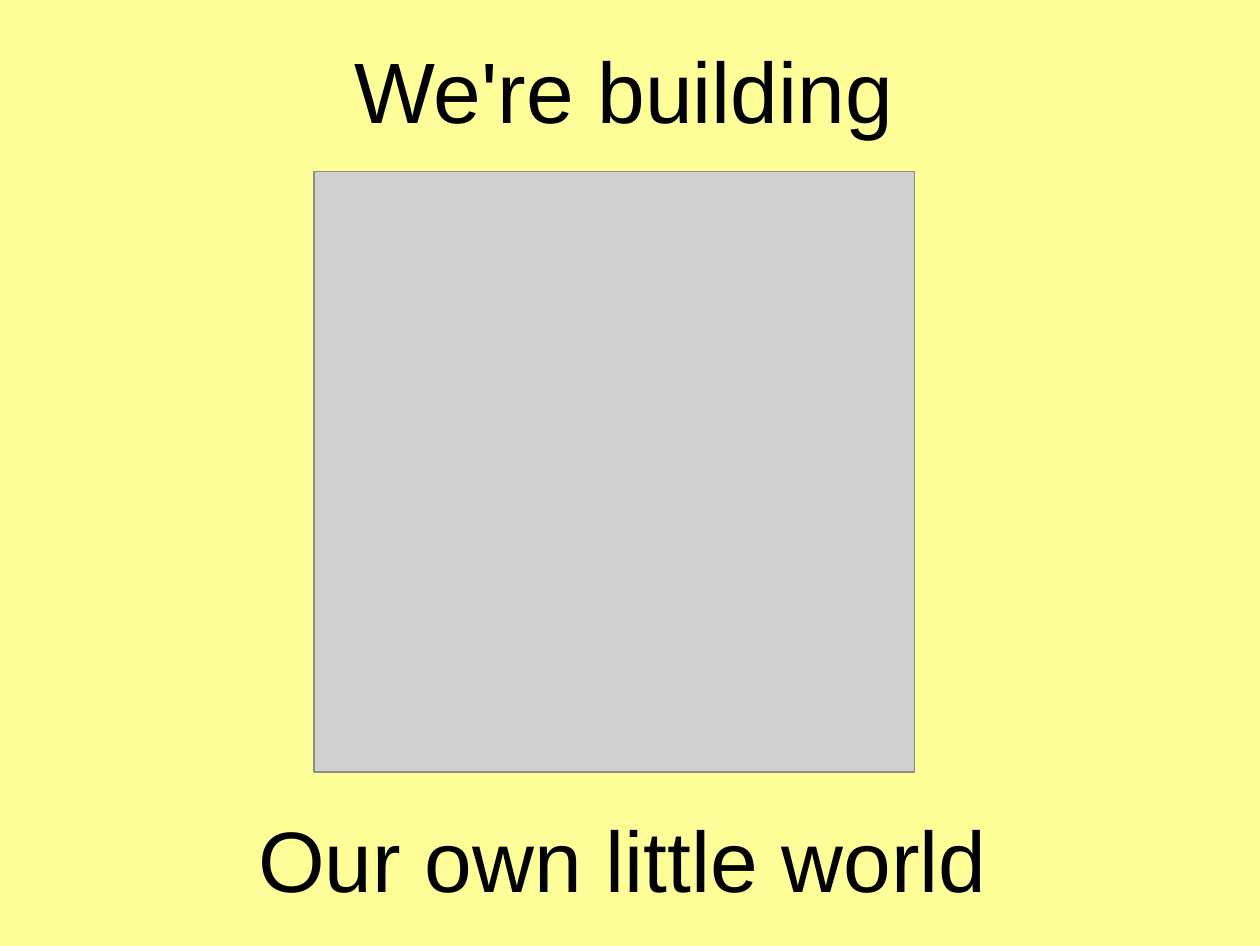
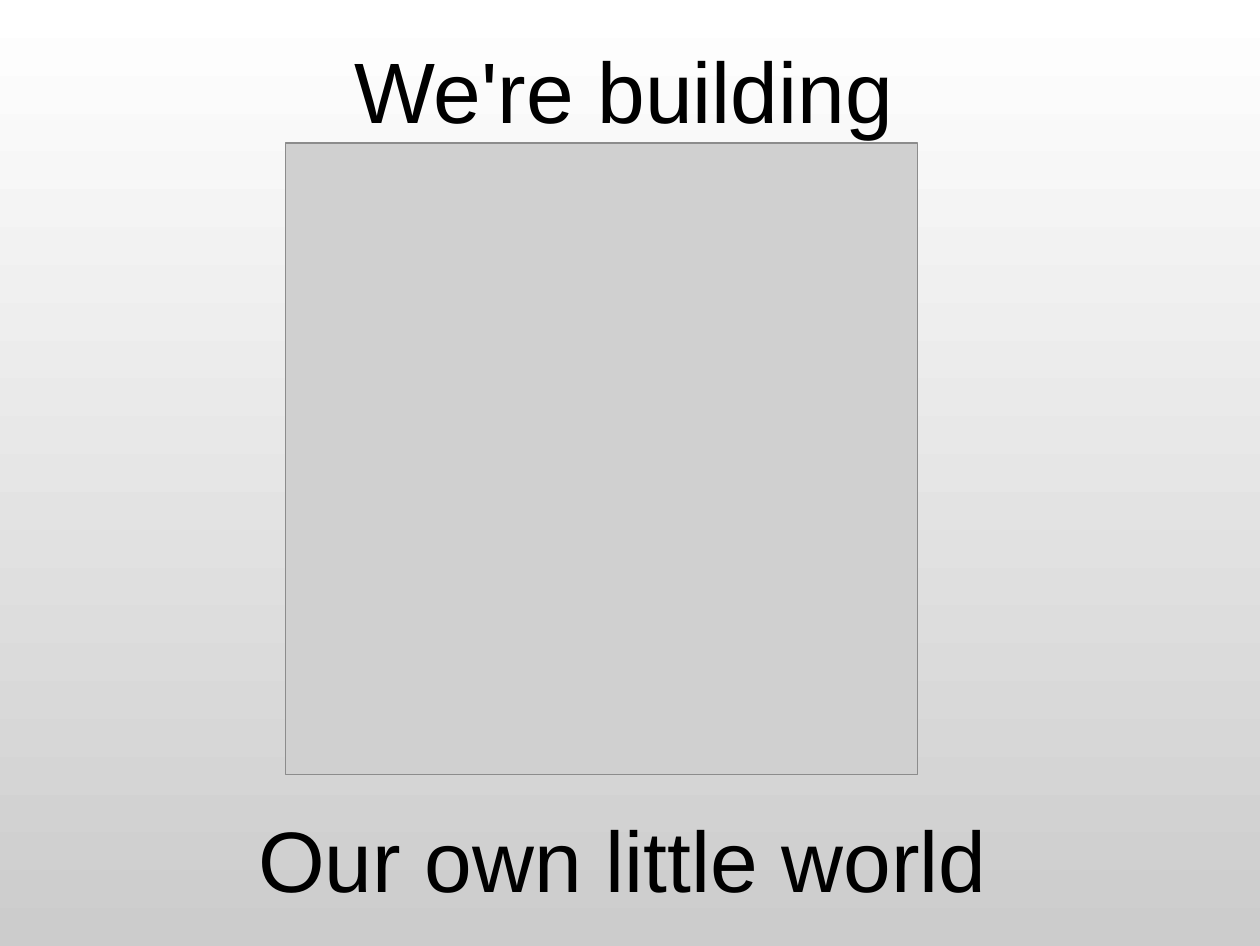
Before and after one commit to shegeek/teapots_can_fly, a slide deck: slide 4 of slides/teapots_can_fly-slides.odp. Drawn at 1260x946 pixels with LibreOffice and Linux fonts; fonts in the diff are those of the drawing; grey boxes stand for pictures. Boxes give left, top, right and bottom in pixels: in the first picture for what was removed or moved away, otherwise in the second. Text is boxed around its words. In the diff, an @@ line names an element or a change of style, - is before the commit and + after.

```diff
--- a/slides/teapots_can_fly-slides.odp
+++ b/slides/teapots_can_fly-slides.odp
@@ background #FFFF99 to gradient #FFFFFF to #CCCCCC @@
@@ picture: place and size @@
-picture at [314,172,915,772]
+picture at [286,143,917,774]
```
Also in this commit, not shown: 28 other slides changed, 7 slides added, 7 slides removed, 6 other files.
